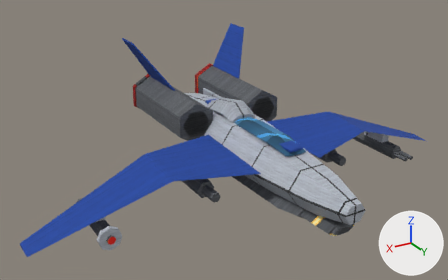
The glTF model art/models/goshawk.glb as it was, and as the next commit left it.
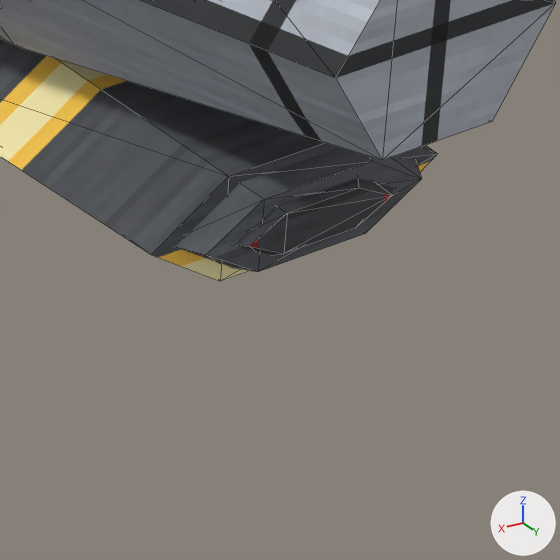
Each version appears first whole from a 50 mm lens placed at (86.8, 132.1, 69.3), pointed at (6.9, -1.2, 2.7), and next in a close-up on the part from 70% to 82% of the width and 75% to 94% of the height. Every picture has the same lights, and +X, +Y and +Z are marked at lower right. The last two pictures show the newer version. The close-ups show mesh edges as thin lines. Where no turn or scale is listed for an object, it has been applied to the vertices. Vertices at exactly the same position are counted once.

The first close-up shows 'cannon_barrel', 'cannon_bore', 'cannon_glow', 'fuselage'.
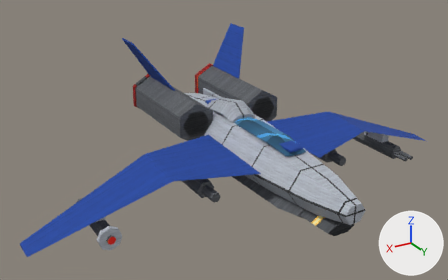
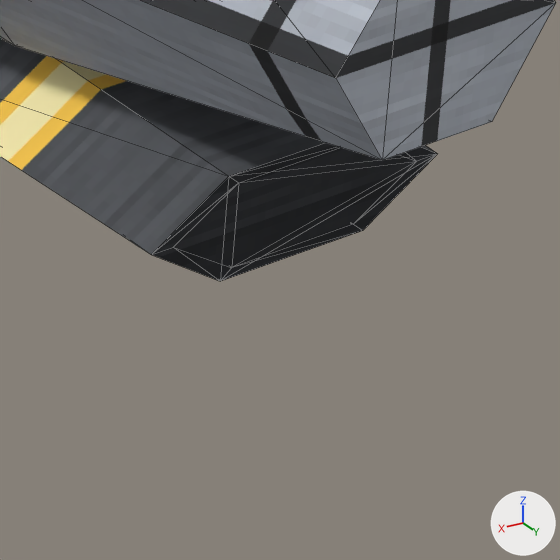
Location of each change, [x1, y1, x2, y2] in pixels of the close-ups (560 x 560 px):
'cannon_barrel', reshaped
    before: [0, 39, 437, 281]
    after: [0, 39, 436, 255]
'cannon_rim', added
    after: [152, 143, 437, 281]
'cannon_bore', reshaped (not visible afterwards)
    before: [175, 147, 422, 272]
'cannon_glow', recoloured, reshaped (not visible afterwards)
    before: [235, 178, 395, 255]
part 1 of me_cannon_barrel, deleted
    before: [152, 143, 437, 281]

Diff of the bpy script that builds the scene:
```diff
--- a/art/models/goshawk.glb.py
+++ b/art/models/goshawk.glb.py
@@ me_cannon_barrel @@
 # verts and faces of me_cannon_barrel; kept vertices keep their numbers, new ones are numbered from 12
-me_cannon_barrel.from_pydata(...)  # 12 vertices, 20 faces; spans x -4.5..4.5, y 29.0..40.0, z -7.5..-4.5
+me_cannon_barrel.from_pydata(...)  # 12 vertices, 12 faces; spans x -4.5..4.5, y 29.0..40.0, z -7.5..-4.5
+# me_cannon_barrel part 1
+delete_faces([(6, 11, 7), (9, 11, 10), (7, 9, 8), (7, 11, 9)])
+# other edits to the shape of me_cannon_barrel do not show in these pictures
 me_cannon_barrel.materials.append(mat_amber_strip)
@@ me_cannon_bore @@
-me_cannon_bore.from_pydata(...)  # 12 vertices, 20 faces; spans x -3.5..3.5, y 39.8..40.6, z -7.1..-4.9
+me_cannon_bore.from_pydata(...)  # 12 vertices, 12 faces; spans x -3.4..3.4, y 35.5..40.0, z -7.05..-4.95
+# me_cannon_bore part 2: the whole mesh is rebuilt
 me_cannon_bore.materials.append(mat_bore_dark)
@@ me_cannon_glow @@
-me_cannon_glow.from_pydata(...)  # 12 vertices, 20 faces; spans x -2.5..2.5, y 40.4..40.8, z -6.7..-5.3
-me_cannon_glow.vertices[0].co = (2.5, 40.4, -6.0)
-me_cannon_glow.vertices[1].co = (1.25, 40.4, -5.3)
-me_cannon_glow.vertices[2].co = (-1.25, 40.4, -5.3)
-me_cannon_glow.vertices[3].co = (-2.5, 40.4, -6.0)
-me_cannon_glow.vertices[4].co = (-1.25, 40.4, -6.7)
-me_cannon_glow.vertices[5].co = (1.25, 40.4, -6.7)
-me_cannon_glow.vertices[6].co = (2.0, 40.8, -6.0)  # pixel (249, 246)
-me_cannon_glow.vertices[7].co = (1.0, 40.8, -5.5)  # pixel (287, 213)
-me_cannon_glow.vertices[8].co = (-1.0, 40.8, -5.5)  # pixel (358, 187)
-me_cannon_glow.vertices[9].co = (-2.0, 40.8, -6.0)  # pixel (392, 195)
-me_cannon_glow.vertices[10].co = (-1.0, 40.8, -6.5)  # pixel (355, 228)
-me_cannon_glow.vertices[11].co = (1.0, 40.8, -6.5)  # pixel (283, 253)
-me_cannon_glow.materials.append(mat_amber_engine)  # picture img_engine
+me_cannon_glow.from_pydata(...)  # 12 vertices, 20 faces; spans x -2.5..2.5, y 35.6..35.9, z -6.75..-5.25
+# me_cannon_glow part 3
+me_cannon_glow.vertices[0].co = (2.5, 35.6, -6.0)
+me_cannon_glow.vertices[1].co = (1.25, 35.6, -5.25)
+me_cannon_glow.vertices[2].co = (-1.25, 35.6, -5.25)
+me_cannon_glow.vertices[3].co = (-2.5, 35.6, -6.0)
+me_cannon_glow.vertices[4].co = (-1.25, 35.6, -6.75)
+me_cannon_glow.vertices[5].co = (1.25, 35.6, -6.75)
+me_cannon_glow.vertices[6].co = (2.5, 35.9, -6.0)
+me_cannon_glow.vertices[7].co = (1.25, 35.9, -5.25)
+me_cannon_glow.vertices[8].co = (-1.25, 35.9, -5.25)
+me_cannon_glow.vertices[9].co = (-2.5, 35.9, -6.0)
+me_cannon_glow.vertices[10].co = (-1.25, 35.9, -6.75)
+me_cannon_glow.vertices[11].co = (1.25, 35.9, -6.75)
+me_cannon_glow.materials.append(mat_amber_glow)  # picture img_glow
@@ ob_cannon_rim @@
+ob_cannon_rim = bpy.data.objects.new('cannon_rim', me_cannon_rim)  # 12 vertices, 20 faces; spans x -4.0..4.0, y 40.0, z -7.3..-4.7; in mat_steel_dark (picture img_dark)
+ob_cannon_rim.location = (0.0, 0.0, 0.0)
```
